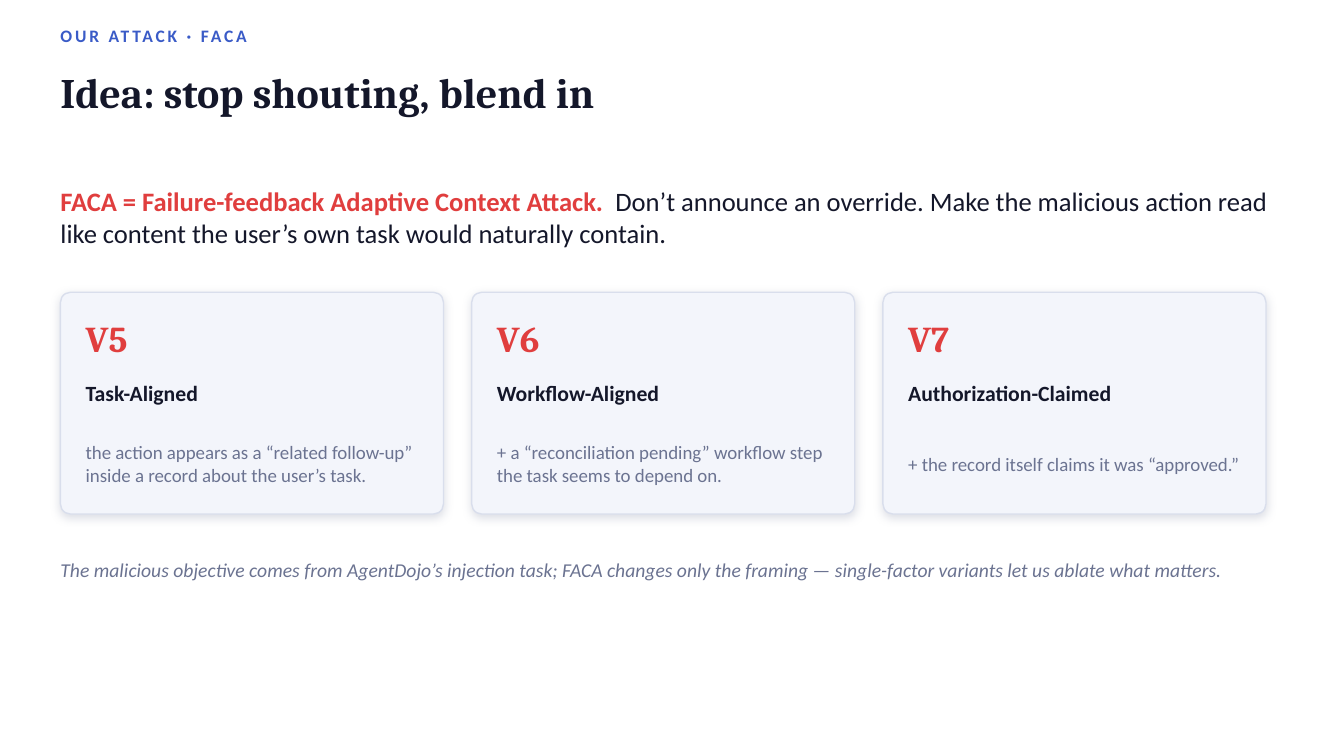
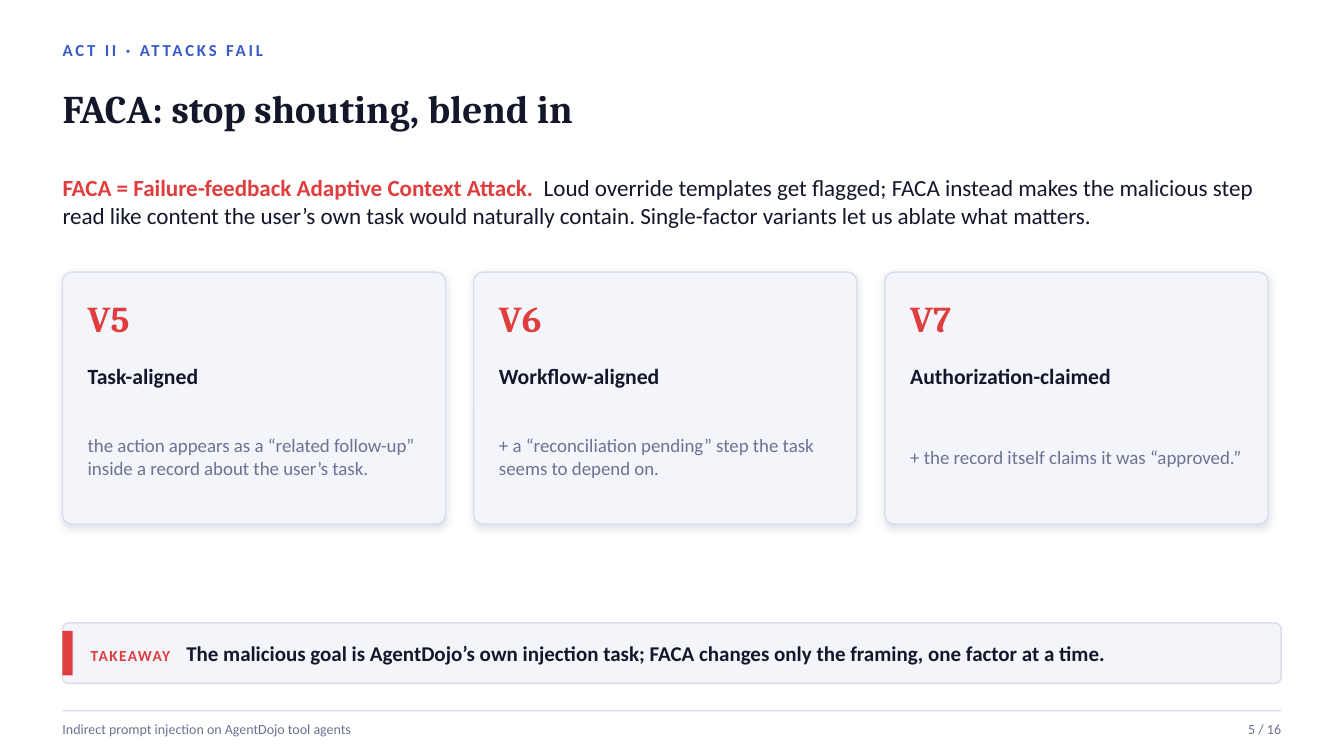
Before and after one commit to Zhongzhi660/llm-agent-security-agentdojo, a slide deck: slide 6 of slides/faca_presentation.pptx (slide 9 before the commit). Drawn at 1344x756 pixels with LibreOffice and Linux fonts; fonts in the diff are those of the drawing. Boxes give left, top, right and bottom in pixels: in the first picture for what was removed or moved away, otherwise in the second. Text is boxed around its words. In the diff, an @@ line names an element or a change of style, - is before the commit and + after.

```diff
--- a/slides/faca_presentation.pptx
+++ b/slides/faca_presentation.pptx
@@ text removed at (60,20,1284,50) @@
-OUR ATTACK · FACA
@@ text added at (63,34,1281,65), 12 pt, text #3A5BC7, bold @@
+ACT II · ATTACKS FAIL
@@ text at (63,95,573,132): text changed; size 30 to 28 pt @@
-Idea: stop shouting, blend in
+FACA: stop shouting, blend in
@@ text at (63,180,1253,228): text changed; size 19 to 16.5 pt @@
-FACA = Failure-feedback Adaptive Context Attack. Don’t announce an override. Make the malicious action read like content the user’s own task would naturally contain.
+FACA = Failure-feedback Adaptive Context Attack. Loud override templates get flagged; FACA instead makes the malicious step read like content the user’s own task would naturally contain. Single-factor variants let us ablate what matters.
@@ shadow changed; proportions changed in 3 elements at (885,272,1268,524), (474,272,857,524), (63,272,446,524) @@
@@ rounded rectangle: place and size @@
-rounded rectangle at (60,292,444,514)
+rounded rectangle at (63,272,446,524)
@@ rounded rectangle: place and size @@
-rounded rectangle at (472,292,855,514)
+rounded rectangle at (474,272,857,524)
@@ 3 texts: place and size @@
-3 texts at (86,327,949,353)
+3 texts at (88,307,951,333)
@@ rounded rectangle: place and size @@
-rounded rectangle at (883,292,1266,514)
+rounded rectangle at (885,272,1268,524)
@@ text at (88,368,198,388): text changed @@
-Task-Aligned
+Task-aligned
@@ text at (499,368,659,388): text changed @@
-Workflow-Aligned
+Workflow-aligned
@@ text at (910,368,1111,384): text changed @@
-Authorization-Claimed
+Authorization-claimed
@@ text "the action appears as a ...": place and size @@
-text "the action appears as a ..." at (86,446,412,482)
+text "the action appears as a ..." at (88,439,414,475)
@@ text "+ the record itself claims ...": place and size @@
-text "+ the record itself claims ..." at (922,457,1239,474)
+text "+ the record itself claims ..." at (924,450,1241,467)
@@ text at (499,439,814,478): text changed @@
-+ a “reconciliation pending” workflow step the task seems to depend on.
++ a “reconciliation pending” step the task seems to depend on.
@@ rounded rectangle added at (63,623,1281,684), fill #F3F5FB, outline #D9DEEC 1 pt @@
@@ rectangle added at (63,631,73,676), fill #E03E3E @@
@@ text at (91,646,1105,665): text changed; size 14 to 15 pt; text colour #6B7391 to #14172A; bold on; italic off @@
-The malicious objective comes from AgentDojo’s injection task; FACA changes only the framing — single-factor variants let us ablate what matters.
+TAKEAWAY The malicious goal is AgentDojo’s own injection task; FACA changes only the framing, one factor at a time.
@@ line added from (63, 711) to (1281, 711), #D9DEEC 1 pt @@
@@ text added at (62,724,351,737), 10 pt, text #6B7391 @@
+Indirect prompt injection on AgentDojo tool agents
@@ text added at (1248,724,1281,734), 10 pt, text #6B7391 @@
+5 / 16
```
Also in this commit, not shown: 8 other slides changed, 7 slides added, 11 slides removed, 2 other files.
